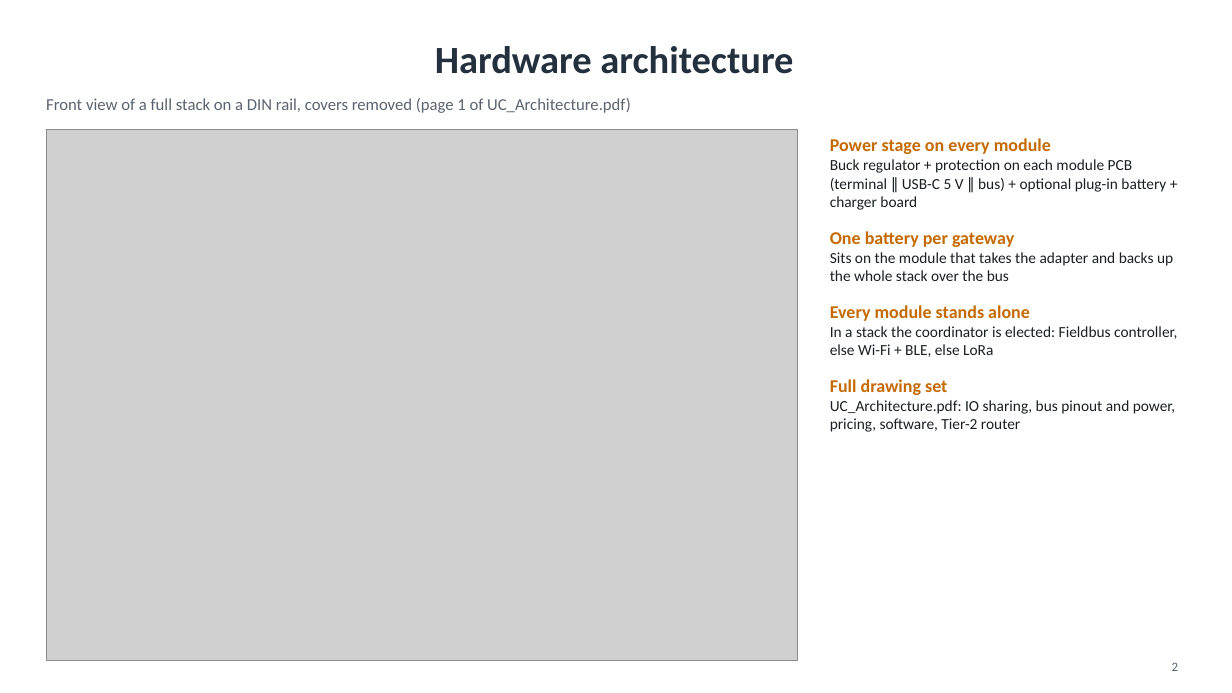
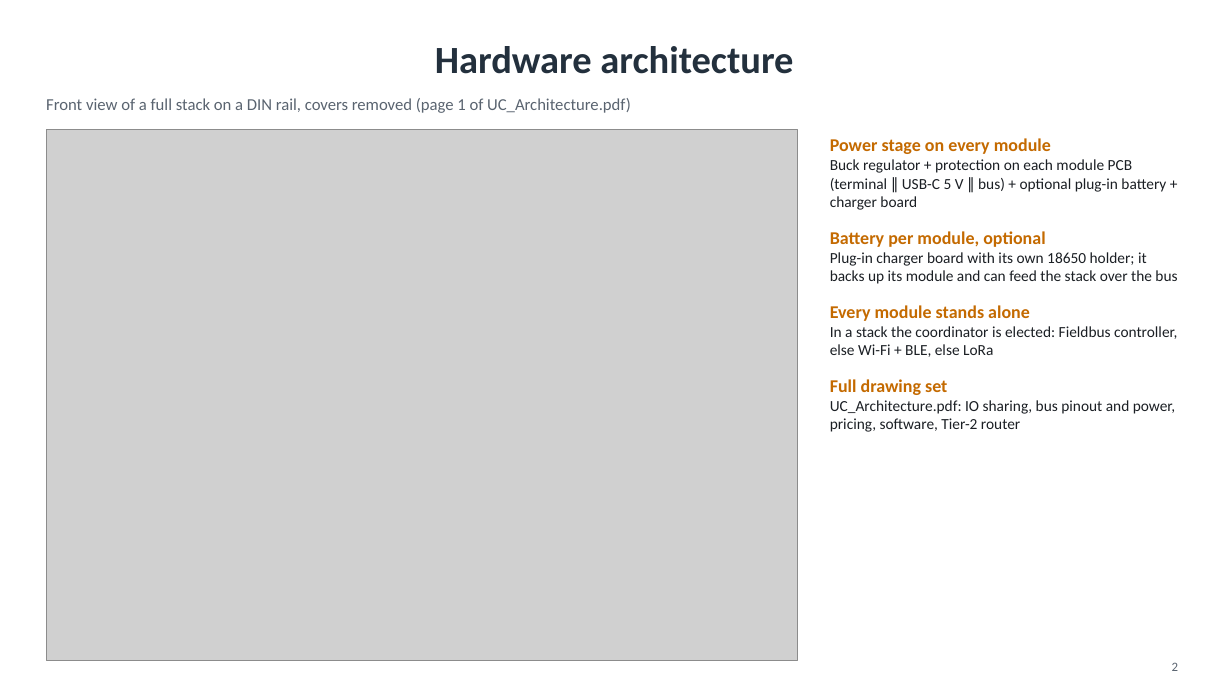
Before and after one commit to Sourcerrer/Universal-Controller_Hardware, a slide deck: slide 2 of docs/arch/UC_Overview.pptx. Drawn at 1232x693 pixels with LibreOffice and Linux fonts; fonts in the diff are those of the drawing; grey boxes stand for pictures. Boxes give left, top, right and bottom in pixels: in the first picture for what was removed or moved away, otherwise in the second. Text is boxed around its words. In the diff, an @@ line names an element or a change of style, - is before the commit and + after.

```diff
--- a/docs/arch/UC_Overview.pptx
+++ b/docs/arch/UC_Overview.pptx
@@ text at bbox=[830, 231, 1177, 284]: text changed @@
-One battery per gateway
-Sits on the module that takes the adapter and backs up the whole stack over the bus
+Battery per module, optional
+Plug-in charger board with its own 18650 holder; it backs up its module and can feed the stack over the bus
```
Also in this commit, not shown: 2 other slides changed, 17 other files.
